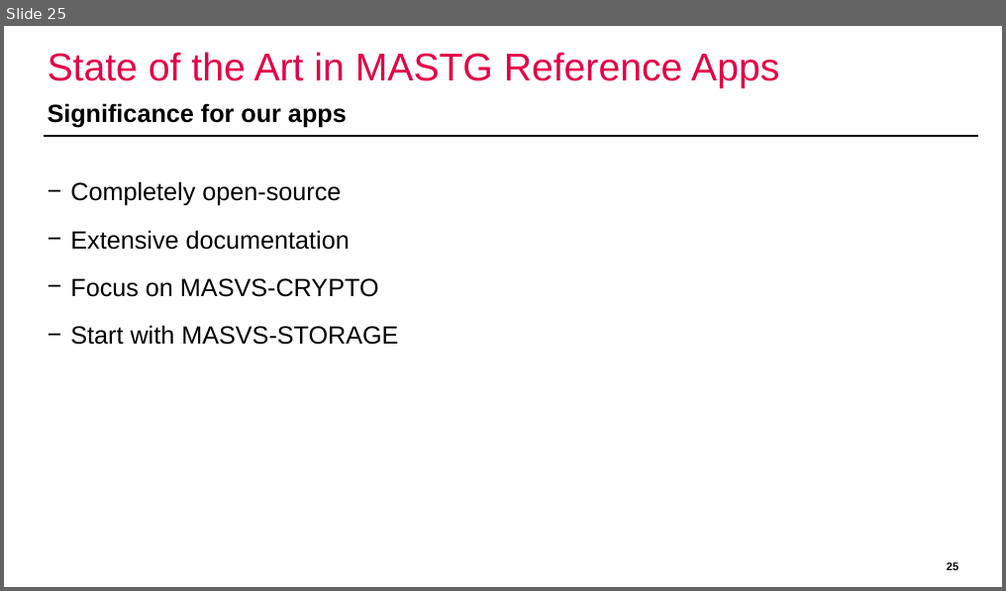
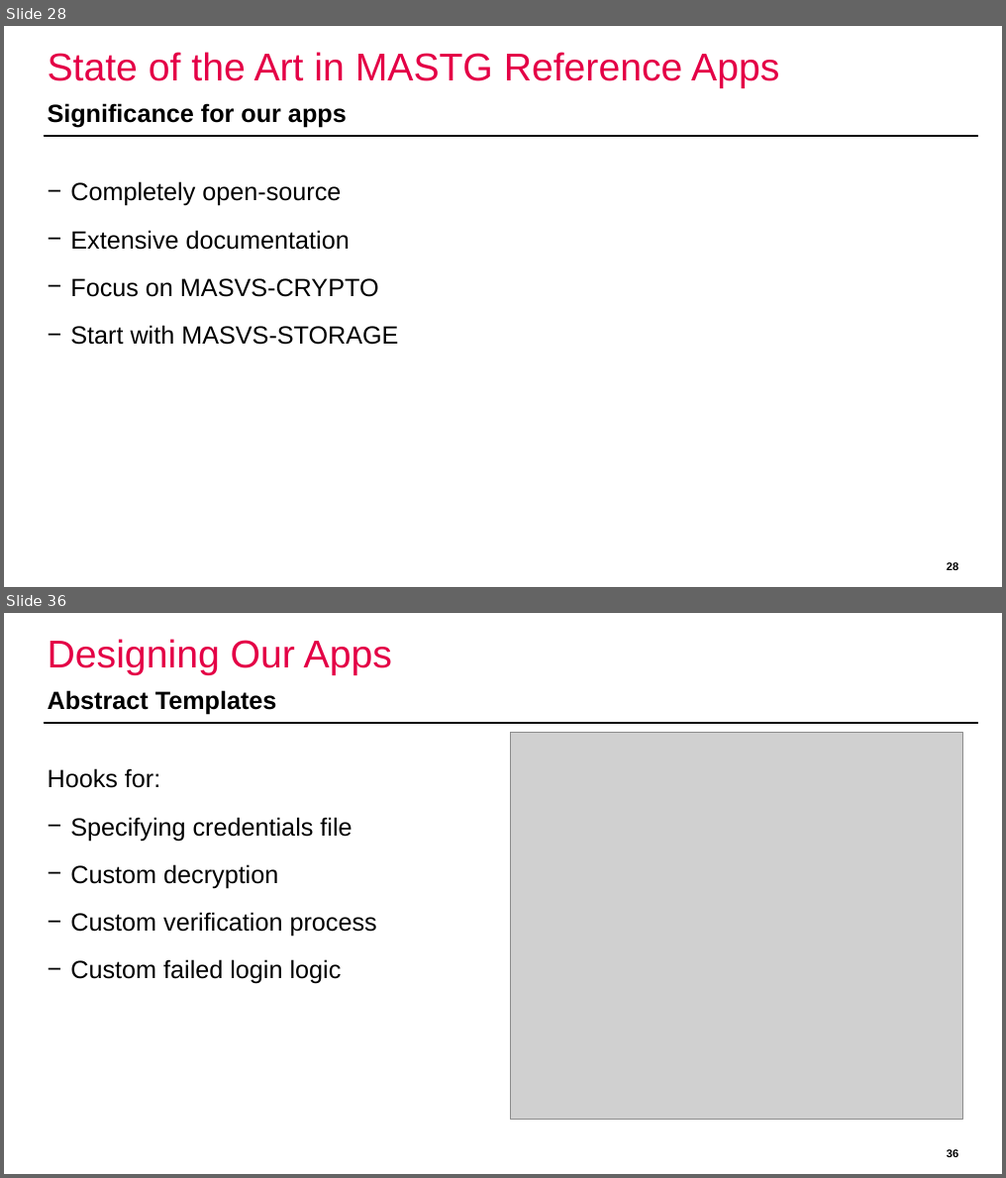
Before and after one commit to domi-cmd/Reference_Application_for_OWASP_MASTG, a slide deck: dev_documents/presentation/ba_thesis_presentation_kronig.pptx. Shown one above the other, each under a label of ours: slide 25 before the commit, slides 28 and 36 after it; the slides between them are not shown. The pictures are 1006x591 and 1006x1178 pixels, drawn with LibreOffice and Linux fonts; fonts in the diff are those of the drawing; grey boxes stand for pictures; background and template pictures are left out. Boxes give left, top, right and bottom in pixels: in the first picture for what was removed or moved away, otherwise in the second. Text is boxed around its words. In the diff, an @@ line names an element or a change of style, - is before the commit and + after.

Commit message:
Added <Design> section to my BA thesis presentation. Simplified and reworked the graphs and diagrams for use in presentation.

```diff
--- a/dev_documents/presentation/ba_thesis_presentation_kronig.pptx
+++ b/dev_documents/presentation/ba_thesis_presentation_kronig.pptx
@@ slide 36 added at box(4, 613, 1002, 1174), background #FFFFFF; not listed: 1 template element that a slide beside it also shows @@
@@ title added at box(48, 639, 392, 675), 28 pt, text #E40046 @@
+Designing Our Apps
@@ text added at box(48, 690, 277, 715), 18 pt, text #000000, bold @@
+Abstract Templates
@@ picture added at box(511, 733, 963, 1119) @@
@@ text added at box(48, 768, 377, 984), 18 pt, text #000000 @@
+Hooks for:
+− Specifying credentials file
+− Custom decryption
+− Custom verification process
+− Custom failed login logic
@@ page number added at box(946, 1149, 958, 1159), 8 pt, text #000000, bold @@
+36
@@ what was slide 25 is now slide 28 @@
```
Also in this commit, not shown: 5 slides changed, 11 other slides added, 1 slide removed, 9 other files.
